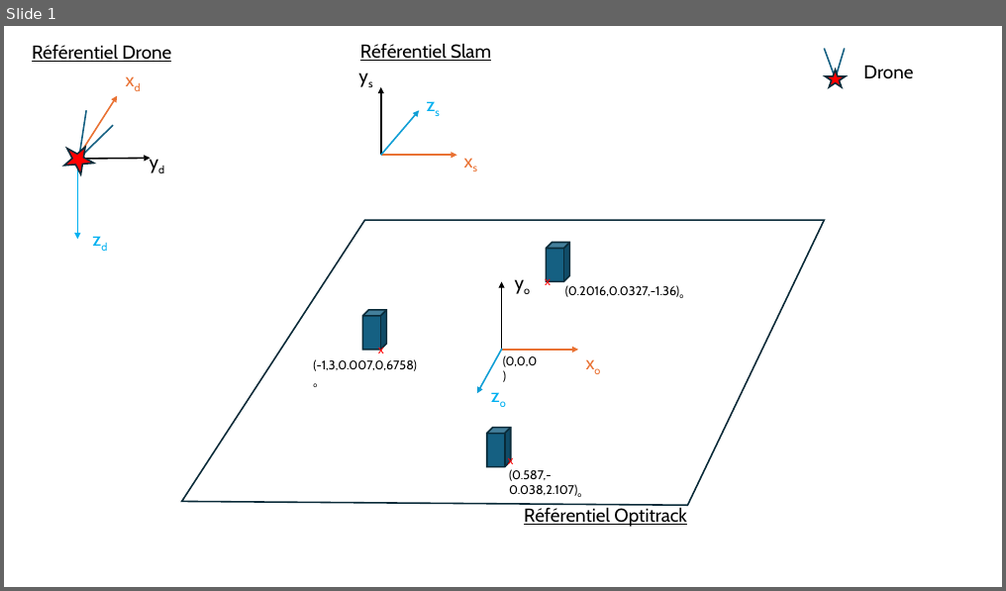
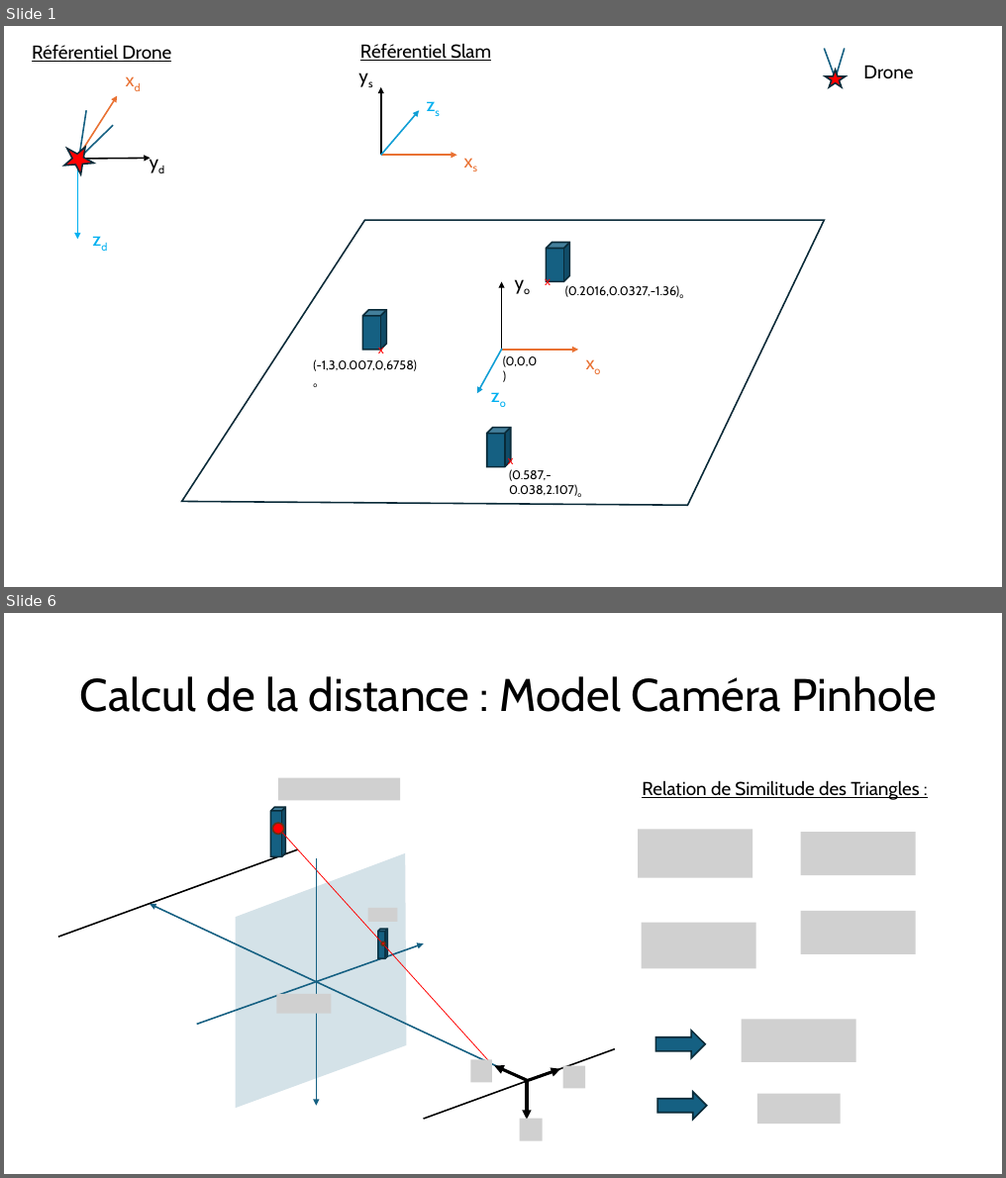
Before and after one commit to DroneSEN/Simulink_Tello_drone, a slide deck: Referentiel_Drone.pptx. Shown one above the other, each under a label of ours: slide 1 before the commit, slides 1 and 6 after it; the slides between them are not shown. The pictures are 1006x591 and 1006x1178 pixels, drawn with LibreOffice and Linux fonts; fonts in the diff are those of the drawing; grey boxes stand for pictures; background and template pictures are left out. Boxes give left, top, right and bottom in pixels: in the first picture for what was removed or moved away, otherwise in the second. Text is boxed around its words. In the diff, an @@ line names an element or a change of style, - is before the commit and + after.

```diff
--- a/Referentiel_Drone.pptx
+++ b/Referentiel_Drone.pptx
@@ slide 6 added at (4, 613, 1002, 1174), background #FFFFFF @@
@@ title added at (80, 676, 937, 712), 44 pt, text #000000 @@
+Calcul de la distance : Model Caméra Pinhole
@@ picture added at (278, 777, 400, 800) @@
@@ text added at (642, 780, 919, 800), 18 pt, text #000000, underline @@
+Relation de Similitude des Triangles :
@@ cube added at (270, 808, 285, 858), fill #156082, outline #092A39 1.5 pt @@
@@ line added from (58, 937) to (297, 850), #000000 1.5 pt @@
@@ ellipse added at (272, 823, 284, 834), fill #FF0000, outline #663216 1.5 pt @@
@@ line added from (282, 833) to (490, 1062), #FF0000 0.75 pt @@
@@ picture added at (638, 830, 752, 878) @@
@@ picture added at (801, 832, 915, 875) @@
@@ freeform shape added at (236, 854, 407, 1108), fill #156082 at 18% opacity @@
@@ arrow added from (316, 860) to (316, 1106), #156082 1.5 pt @@
@@ arrow added from (527, 1081) to (150, 904), #156082 1.5 pt @@
@@ picture added at (368, 908, 397, 922) @@
@@ cube added at (378, 929, 387, 959), fill #156082, outline #092A39 1.5 pt @@
@@ picture added at (642, 922, 755, 968) @@
@@ picture added at (801, 911, 915, 955) @@
@@ arrow added from (197, 1025) to (423, 944), #156082 1.5 pt @@
@@ ellipse added at (381, 943, 385, 947), fill #FF0000, outline #663216 1.5 pt @@
@@ picture added at (276, 994, 331, 1014) @@
@@ picture added at (742, 1020, 856, 1062) @@
@@ line added from (423, 1119) to (615, 1050), #000000 1.5 pt @@
@@ right arrow added at (656, 1031, 706, 1059), fill #156082, outline #092A39 1.5 pt @@
@@ picture added at (470, 1059, 491, 1082) @@
@@ arrow added from (527, 1081) to (494, 1065), #000000 3 pt @@
@@ arrow added from (525, 1081) to (561, 1069), #000000 3 pt @@
@@ arrow added from (527, 1080) to (527, 1120), #000000 3 pt @@
@@ picture added at (563, 1065, 586, 1088) @@
@@ right arrow added at (657, 1092, 707, 1120), fill #156082, outline #092A39 1.5 pt @@
@@ picture added at (757, 1093, 841, 1124) @@
@@ picture added at (520, 1119, 543, 1142) @@
@@ slide 1 changed as well @@
@@ text removed at (524, 507, 687, 527) @@
-Référentiel Optitrack
```
Also in this commit, not shown: 8 other slides added, 9 slides removed.
